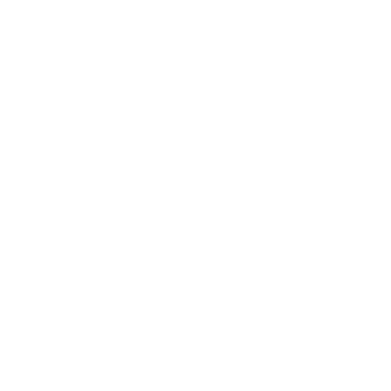
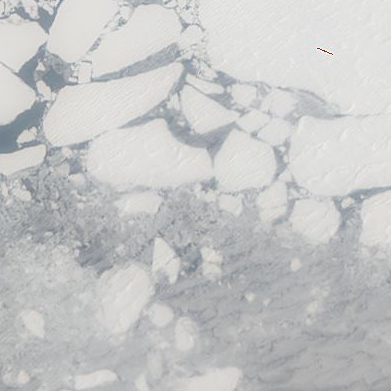
Layer changes from the first 391 x 391 image to the second:
added layer "099_beaufort_sea_100km_20030527.terra.truecolor.250m" above "Background" over [0,0,391,391]
